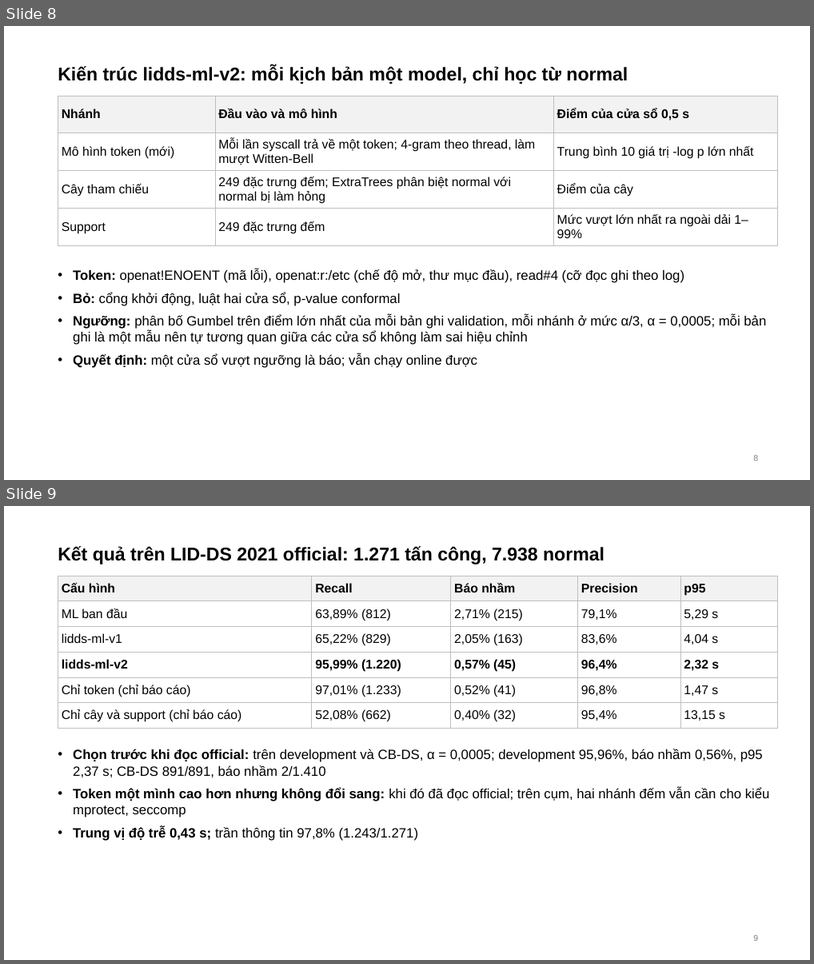
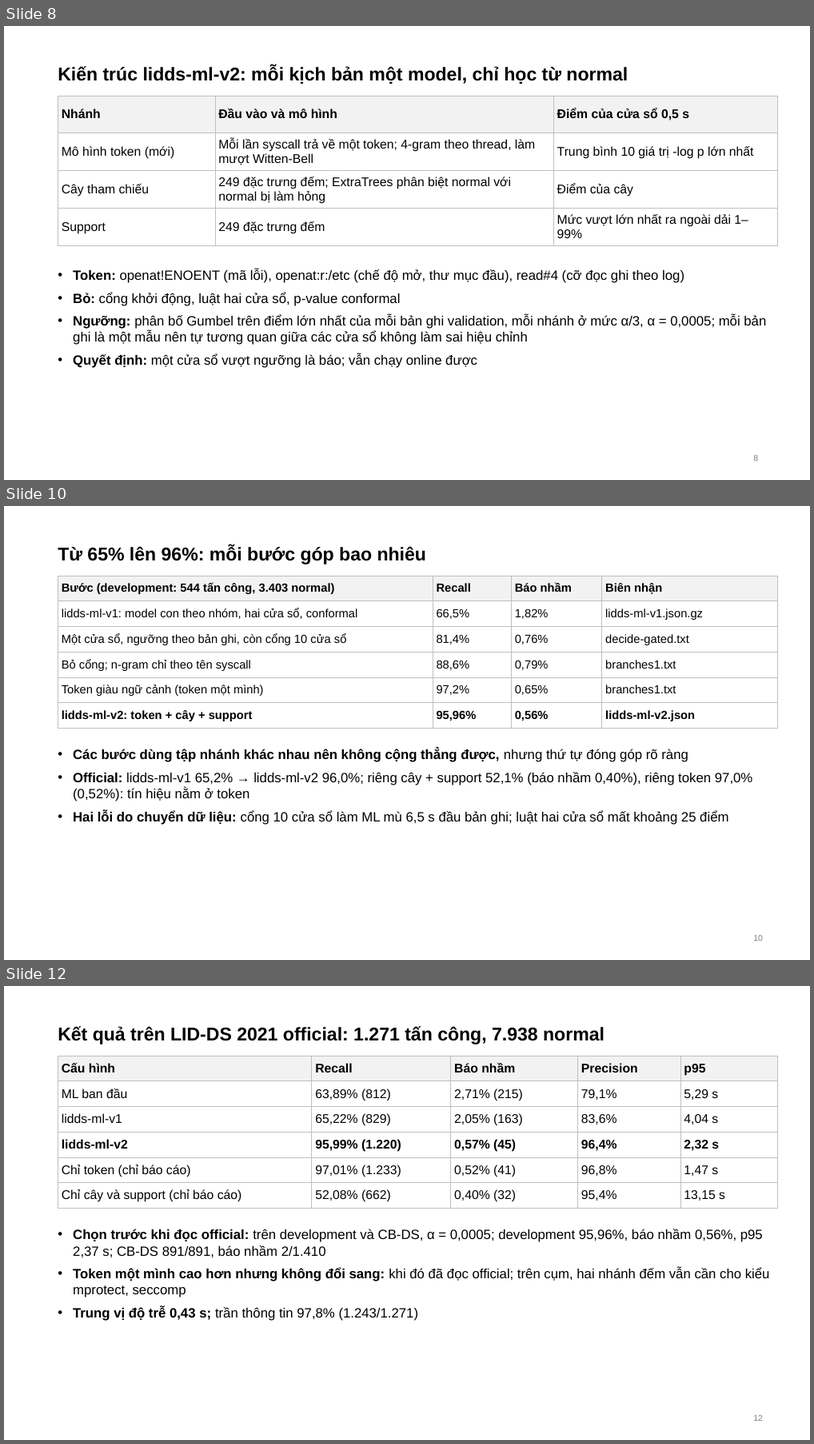
Before and after one commit to tndat-dev/eBPF-project, a slide deck: docs/Slide-runtime_security(06_11).pptx. Shown one above the other, each under a label of ours: slides 8 and 9 before the commit, slides 8, 10 and 12 after it; the slides between them are not shown. The pictures are 814x964 and 814x1444 pixels, drawn with LibreOffice and Linux fonts; fonts in the diff are those of the drawing. Boxes give left, top, right and bottom in pixels: in the first picture for what was removed or moved away, otherwise in the second. Text is boxed around its words. In the diff, an @@ line names an element or a change of style, - is before the commit and + after.

Commit message:
Meeting 06/11: how the old ML stable differs from lidds-ml-v2, what each step adds from 65 % to 96 % (development, with receipts), and how the token n-gram works (Witten-Bell, sources); slides inserted into the owner's edited deck; no "luận văn" in the report or slides

```diff
--- a/docs/Slide-runtime_security(06_11).pptx
+++ b/docs/Slide-runtime_security(06_11).pptx
@@ slide 10 added at <box>4,506,810,960</box>, background #FFFFFF @@
@@ title added at <box>58,546,426,564</box>, 22 pt, text #000000, bold @@
+Từ 65% lên 96%: mỗi bước góp bao nhiêu
@@ table added at <box>58,576,778,724</box>, 6 rows, 4 columns @@
+Bước (development: 544 tấn công, 3.403 normal) | Recall | Báo nhầm | Biên nhận
+lidds-ml-v1: model con theo nhóm, hai cửa sổ, conformal | 66,5% | 1,82% | lidds-ml-v1.json.gz
+Một cửa sổ, ngưỡng theo bản ghi, còn cổng 10 cửa sổ | 81,4% | 0,76% | decide-gated.txt
+Bỏ cổng; n-gram chỉ theo tên syscall | 88,6% | 0,79% | branches1.txt
+Token giàu ngữ cảnh (token một mình) | 97,2% | 0,65% | branches1.txt
+lidds-ml-v2: token + cây + support | 95,96% | 0,56% | lidds-ml-v2.json
@@ text added at <box>73,748,754,824</box>, 16 pt, text #000000 @@
+• Các bước dùng tập nhánh khác nhau nên không cộng thẳng được, nhưng thứ tự đóng góp rõ ràng
+• Official: lidds-ml-v1 65,2% → lidds-ml-v2 96,0%; riêng cây + support 52,1% (báo nhầm 0,40%), riêng token 97,0% (0,52%): tín hiệu nằm ở token
+• Hai lỗi do chuyển dữ liệu: cổng 10 cửa sổ làm ML mù 6,5 s đầu bản ghi; luật hai cửa sổ mất khoảng 25 điểm
@@ page number added at <box>754,935,763,940</box>, 10 pt, text #7F7F7F @@
+10
@@ what was slide 9 is now slide 12 @@
@@ page number at <box>754,1415,763,1420</box>: text changed @@
-9
+12
```
Also in this commit, not shown: 2 slides changed, 2 other slides added, 3 other files.
